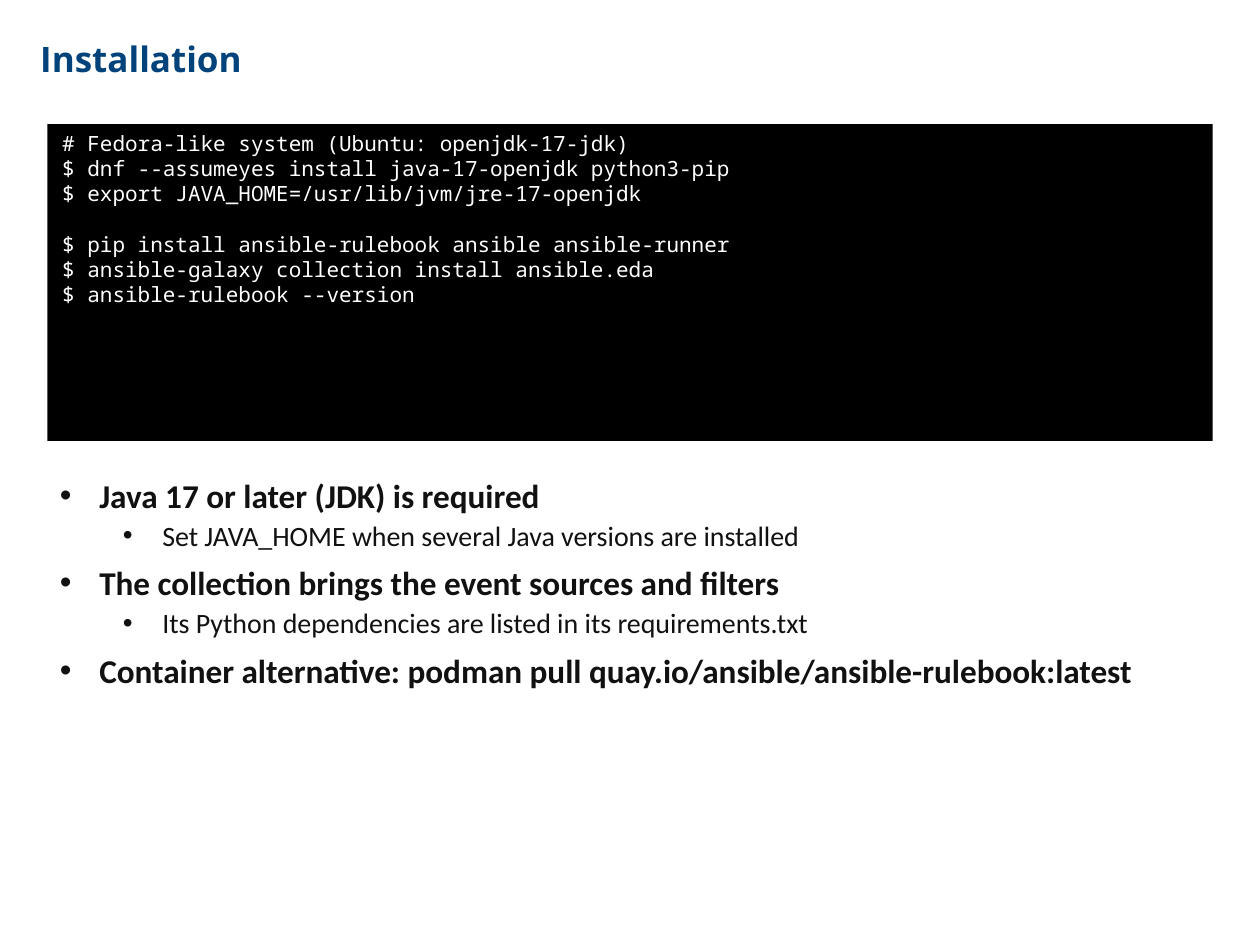
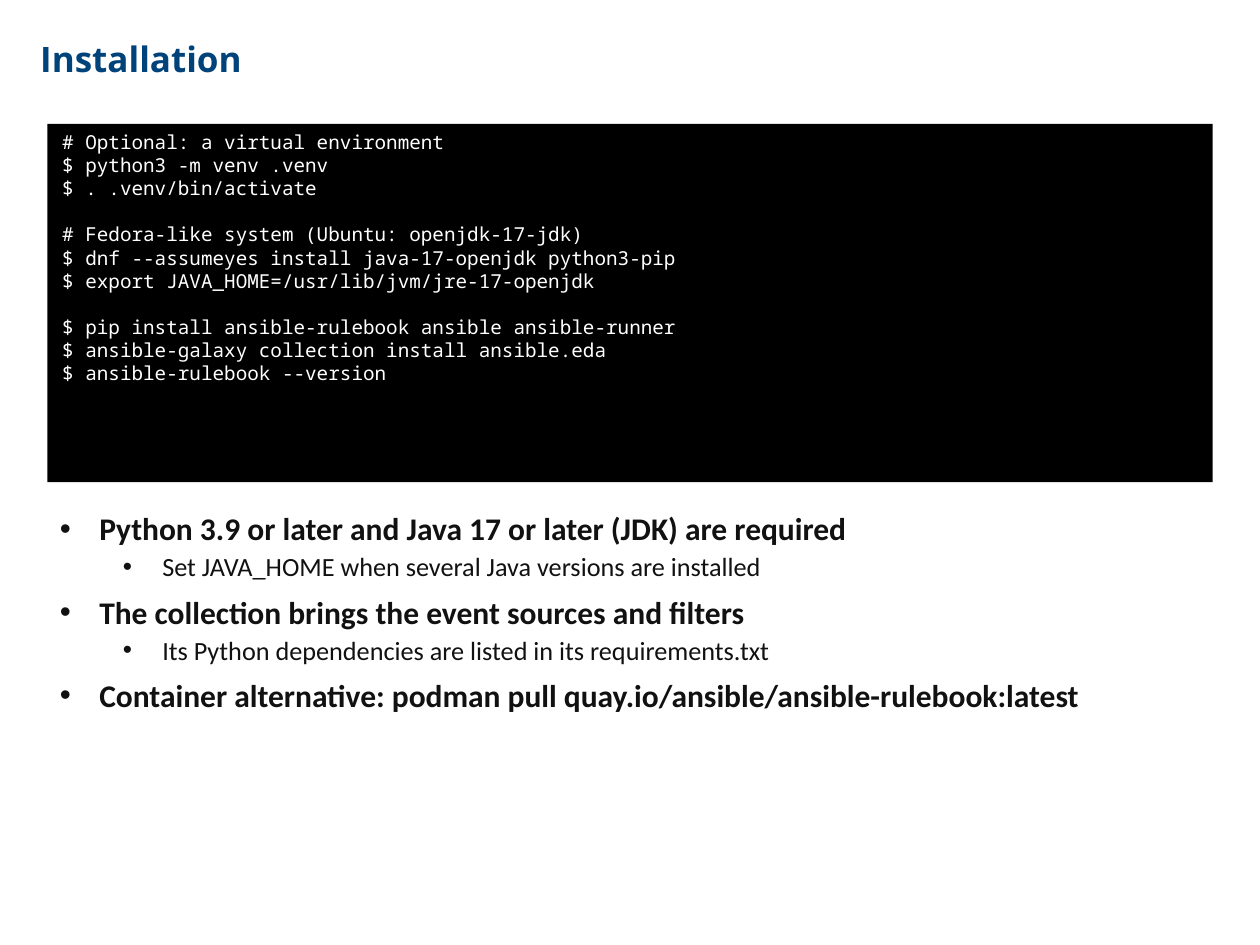
Before and after one commit to CCoupel/ansible-training, a slide deck: slide 197 of Ansible Training.pptx. Drawn at 1260x945 pixels with LibreOffice and Linux fonts; fonts in the diff are those of the drawing. Boxes give left, top, right and bottom in pixels: in the first picture for what was removed or moved away, otherwise in the second. Text is boxed around its words. In the diff, an @@ line names an element or a change of style, - is before the commit and + after.

```diff
--- a/Ansible Training.pptx
+++ b/Ansible Training.pptx
@@ rectangle "# Optional: a virtual environment": place and size @@
-rectangle "# Optional: a virtual environment" at <box>48,123,1213,441</box>
+rectangle "# Optional: a virtual environment" at <box>48,123,1213,481</box>
@@ text in rectangle at <box>85,134,444,196</box>: paragraphs added @@
+# Optional: a virtual environment
+$ python3 -m venv .venv
+$ . .venv/bin/activate
@@ text in rectangle at <box>85,226,676,381</box>: size 12 to 11 pt in "# Fedora-like system (Ubuntu: openjdk-17-jdk)", "$ dnf --assumeyes install java-17-openjdk python3-pip", "$ export JAVA_HOME=/usr/lib/jvm/jre-17-openjdk", "$ pip install ansible-rulebook ansible ansible-runner" and 2 more places @@
@@ text "Python 3.9 or later and ...": place and size @@
-text "Python 3.9 or later and ..." at <box>99,483,1132,689</box>
+text "Python 3.9 or later and ..." at <box>99,517,1079,712</box>
@@ text at <box>99,517,846,545</box>: text changed; size 19 to 18 pt @@
-• Java 17 or later (JDK) is required
+• Python 3.9 or later and Java 17 or later (JDK) are required
@@ text at <box>99,557,1079,712</box>: size 16 to 15 pt in "Set JAVA_HOME when several Java versions are ...", "Its Python dependencies are listed in its ..."; size 19 to 18 pt in "The collection brings the event sources and ...", "Container alternative: podman pull quay.io/ansible/ansible-r ..." @@
```
Also in this commit, not shown: 5 other slides changed.
